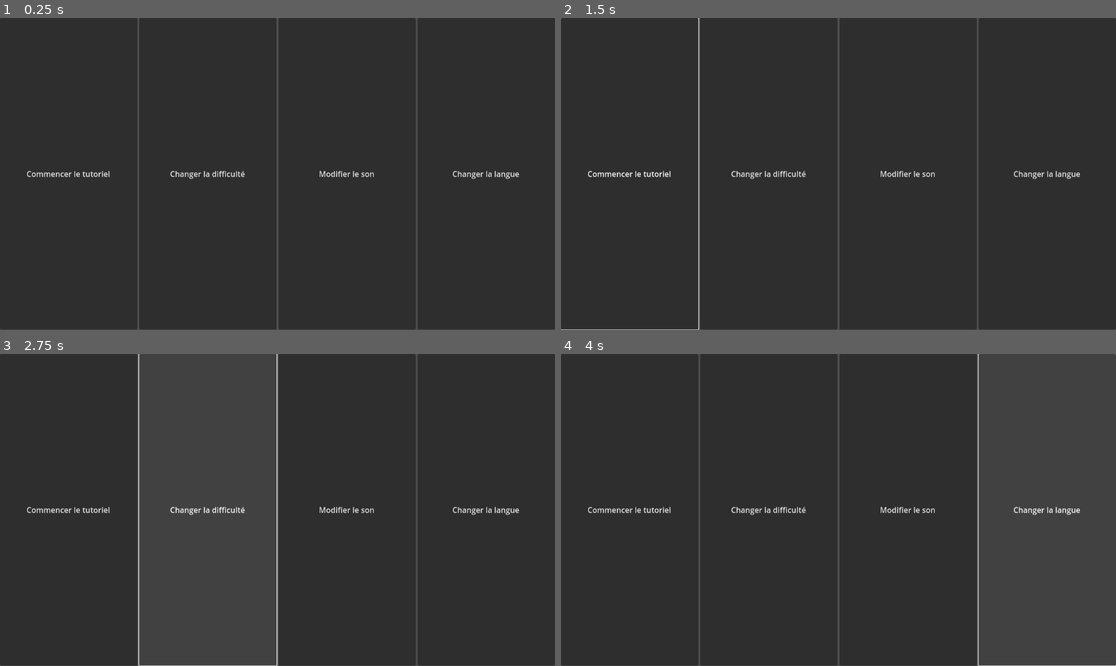
Above: before the commit, frames 1-4 (two rows, left to right).
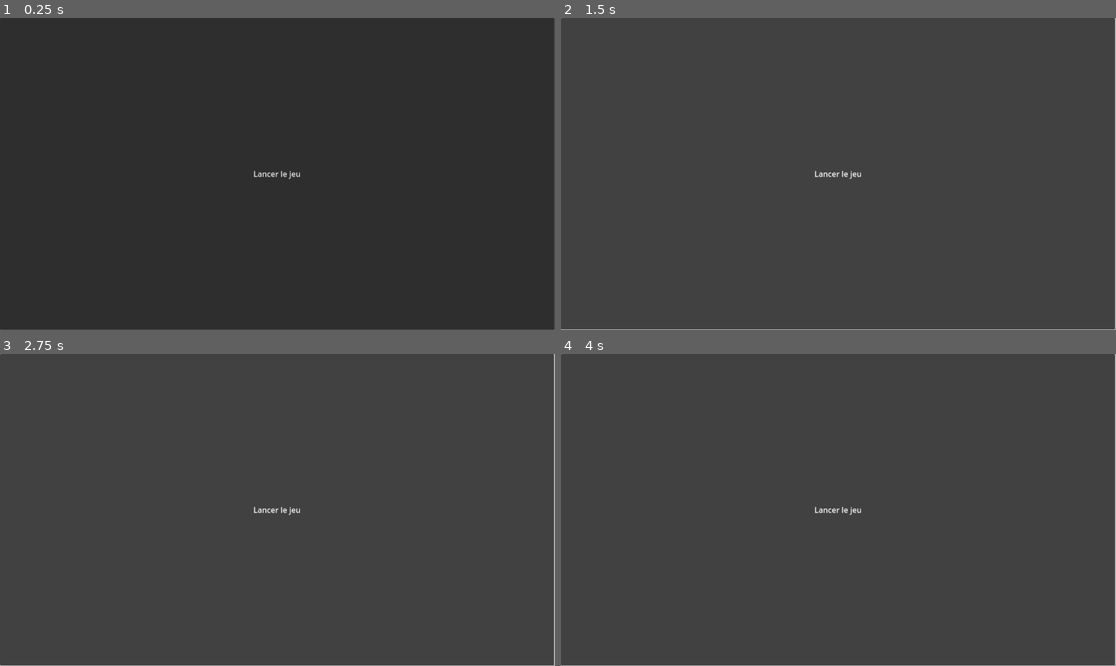
Above: after the commit, the same moments.

Repository: pkostic-dev/game-wraith-hunter
Game: Godot game, scene res://menu/main_menu.tscn
Same seed, same stepped clock (60 frames per second), same inputs: the game is played once before the commit and once after it. Before the commit the project starts from res://menu/menu_main.tscn.
Inputs (mouse positions are in pixels of both pictures, inside the frame that each line leads up to):
- Up to frame 1 (0.25 s): no input
- Up to frame 2 (1.5 s): click (627, 174) at 0.5 s, where only the run before the commit has a clickable "Commencer le tutoriel"; click (838, 174) at 1.25 s, where only the run after the commit has a clickable "Lancer le jeu"
- Up to frame 3 (2.75 s): click (205, 510) at 2 s, where only the run before the commit has a clickable "Changer la difficulté"
- Up to frame 4 (4 s): click (910, 510) at 2.75 s, where only the run before the commit has a clickable "Modifier le son"; click (1049, 510) at 3.5 s, where only the run before the commit has a clickable "Changer la langue"

The runs differ from the first frame. In frame 1, 1.6% of the frame differs, in the area x 4-100%, y 0-100%; in frame 2, 1.1%; in frame 3, 1.5%; in frame 4, 1.3%.

Commit message:
navigation menu

Diff:
--- /dev/null
+++ b/Wraith_Hunter/menu/main_menu.gd
@@ -0,0 +1,53 @@
+extends Node3D
+
+var swipe_start = null
+var minimum_drag = 100
+
+# Called when the node enters the scene tree for the first time.
+func _ready():
+	pass # Replace with function body.
+
+
+# Called every frame. 'delta' is the elapsed time since the previous frame.
+func _process(delta):
+	pass
+
+
+func _unhandled_input(event):
+	if event is InputEventScreenTouch:
+		if event.pressed:
+			swipe_start = event.get_position()
+		else:
+			_calculate_swipe(event.get_position())
+
+func _calculate_swipe(swipe_end):
+	if swipe_start == null:
+		return
+	var swipe = swipe_end - swipe_start
+	if abs(swipe.x) > minimum_drag:
+		if swipe.x > 0:
+			_right()
+		else:
+			_left()
+
+func _right():
+	$Container.position.x -= 1150
+
+func _left():
+	$Container.position.x = 1150
+
+
+func _on_settings_pressed():
+	Global.goto_scene("res://menu/settings_menu.tscn")
+
+func _on_start_game_pressed():
+	pass # Replace with function body.
+
+
+func _on_start_game_focus_entered():
+	#$AudioStreamPlayer.play()
+	pass
+
+
+func _on_settings_focus_entered():
+	pass # Replace with function body.
--- /dev/null
+++ b/Wraith_Hunter/menu/main_menu.tscn
@@ -0,0 +1,40 @@
+[gd_scene load_steps=3 format=3 uid="uid://ky4jginkk4ue"]
+
+[ext_resource type="Script" path="res://menu/main_menu.gd" id="1_lh3hp"]
+[ext_resource type="AudioStream" uid="uid://ldt8x83w2tjr" path="res://menu/metalClick.ogg" id="2_a24ec"]
+
+[node name="menu_main" type="Node3D"]
+script = ExtResource("1_lh3hp")
+
+[node name="Container" type="HBoxContainer" parent="."]
+offset_right = 1152.0
+offset_bottom = 647.0
+size_flags_horizontal = 3
+size_flags_vertical = 3
+
+[node name="StartGame" type="Button" parent="Container"]
+custom_minimum_size = Vector2(1150, 0)
+layout_mode = 2
+size_flags_horizontal = 3
+focus_neighbor_left = NodePath("../Settings")
+focus_neighbor_right = NodePath("../Settings")
+text = "Lancer le jeu"
+
+[node name="AudioStreamPlayer" type="AudioStreamPlayer" parent="Container/StartGame"]
+stream = ExtResource("2_a24ec")
+
+[node name="Settings" type="Button" parent="Container"]
+custom_minimum_size = Vector2(1150, 0)
+layout_mode = 2
+size_flags_horizontal = 3
+focus_neighbor_left = NodePath("../StartGame")
+focus_neighbor_right = NodePath("../StartGame")
+text = "Accéder aux paramètres"
+
+[node name="AudioStreamPlayer" type="AudioStreamPlayer" parent="Container/Settings"]
+stream = ExtResource("2_a24ec")
+
+[connection signal="focus_entered" from="Container/StartGame" to="." method="_on_start_game_focus_entered"]
+[connection signal="pressed" from="Container/StartGame" to="." method="_on_start_game_pressed"]
+[connection signal="focus_entered" from="Container/Settings" to="." method="_on_settings_focus_entered"]
+[connection signal="pressed" from="Container/Settings" to="." method="_on_settings_pressed"]
--- a/Wraith_Hunter/menu/menu.gd
+++ /dev/null
@@ -1,14 +0,0 @@
-extends Node
-
-var side_a = $SideA
-var side_b = $SideB
-
-# Called when the node enters the scene tree for the first time.
-func _ready():
-	pass # Replace with function body.
-
-
-# Called every frame. 'delta' is the elapsed time since the previous frame.
-func _process(delta):
-
-	pass
--- a/Wraith_Hunter/menu/menu.tscn
+++ /dev/null
@@ -1,13 +0,0 @@
-[gd_scene load_steps=3 format=3 uid="uid://53lal1js0kab"]
-
-[ext_resource type="Script" path="res://menu/menu.gd" id="1_8pe6b"]
-[ext_resource type="AudioStream" uid="uid://ldt8x83w2tjr" path="res://menu/metalClick.ogg" id="2_nbgj2"]
-
-[node name="Menu" type="Node"]
-script = ExtResource("1_8pe6b")
-
-[node name="SideA" type="AudioStreamPlayer2D" parent="."]
-stream = ExtResource("2_nbgj2")
-
-[node name="SideB" type="AudioStreamPlayer2D" parent="."]
-stream = ExtResource("2_nbgj2")
--- a/Wraith_Hunter/menu/menu_autre.tscn
+++ /dev/null
@@ -1,29 +0,0 @@
-[gd_scene format=3 uid="uid://cmd6ry41llp3w"]
-
-[node name="menu_main" type="Node3D"]
-
-[node name="Settings_Container" type="HBoxContainer" parent="."]
-offset_right = 1152.0
-offset_bottom = 647.0
-size_flags_horizontal = 3
-size_flags_vertical = 3
-
-[node name="Tutorial" type="Button" parent="Settings_Container"]
-layout_mode = 2
-size_flags_horizontal = 3
-text = "Commencer le tutoriel"
-
-[node name="Difficulty" type="Button" parent="Settings_Container"]
-layout_mode = 2
-size_flags_horizontal = 3
-text = "Changer la difficulté"
-
-[node name="Sounds" type="Button" parent="Settings_Container"]
-layout_mode = 2
-size_flags_horizontal = 3
-text = "Modifier le son"
-
-[node name="Language" type="Button" parent="Settings_Container"]
-layout_mode = 2
-size_flags_horizontal = 3
-text = "Changer la langue"
--- a/Wraith_Hunter/menu/menu_main copie.tscn
+++ /dev/null
@@ -1,29 +0,0 @@
-[gd_scene format=3 uid="uid://dneeycqsj5pk3"]
-
-[node name="menu_main" type="Node3D"]
-
-[node name="Settings_Container" type="HBoxContainer" parent="."]
-offset_right = 1152.0
-offset_bottom = 647.0
-size_flags_horizontal = 3
-size_flags_vertical = 3
-
-[node name="Tutorial" type="Button" parent="Settings_Container"]
-layout_mode = 2
-size_flags_horizontal = 3
-text = "Commencer le tutoriel"
-
-[node name="Difficulty" type="Button" parent="Settings_Container"]
-layout_mode = 2
-size_flags_horizontal = 3
-text = "Changer la difficulté"
-
-[node name="Sounds" type="Button" parent="Settings_Container"]
-layout_mode = 2
-size_flags_horizontal = 3
-text = "Modifier le son"
-
-[node name="Language" type="Button" parent="Settings_Container"]
-layout_mode = 2
-size_flags_horizontal = 3
-text = "Changer la langue"
--- a/Wraith_Hunter/menu/menu_main.tscn
+++ /dev/null
@@ -1,29 +0,0 @@
-[gd_scene format=3 uid="uid://dneeycqsj5pk3"]
-
-[node name="menu_main" type="Node3D"]
-
-[node name="Settings_Container" type="HBoxContainer" parent="."]
-offset_right = 1152.0
-offset_bottom = 647.0
-size_flags_horizontal = 3
-size_flags_vertical = 3
-
-[node name="Tutorial" type="Button" parent="Settings_Container"]
-layout_mode = 2
-size_flags_horizontal = 3
-text = "Commencer le tutoriel"
-
-[node name="Difficulty" type="Button" parent="Settings_Container"]
-layout_mode = 2
-size_flags_horizontal = 3
-text = "Changer la difficulté"
-
-[node name="Sounds" type="Button" parent="Settings_Container"]
-layout_mode = 2
-size_flags_horizontal = 3
-text = "Modifier le son"
-
-[node name="Language" type="Button" parent="Settings_Container"]
-layout_mode = 2
-size_flags_horizontal = 3
-text = "Changer la langue"
--- a/Wraith_Hunter/menu/menu_settings.tscn
+++ /dev/null
@@ -1,44 +0,0 @@
-[gd_scene load_steps=2 format=3 uid="uid://rn11q7dcp6ji"]
-
-[ext_resource type="Script" path="res://menu/menu_settings.gd" id="1_8f13r"]
-
-[node name="menu_settings" type="Node3D"]
-script = ExtResource("1_8f13r")
-
-[node name="Settings_Container" type="HBoxContainer" parent="."]
-offset_right = 1152.0
-offset_bottom = 645.0
-size_flags_horizontal = 3
-
-[node name="Tutorial" type="Button" parent="Settings_Container"]
-clip_contents = true
-custom_minimum_size = Vector2(1150, 0)
-layout_mode = 2
-size_flags_horizontal = 3
-text = "Commencer le tutoriel"
-
-[node name="Difficulty" type="Button" parent="Settings_Container"]
-custom_minimum_size = Vector2(1150, 0)
-layout_mode = 2
-size_flags_horizontal = 3
-text = "Modifier la difficulté"
-
-[node name="Sounds" type="Button" parent="Settings_Container"]
-custom_minimum_size = Vector2(1150, 0)
-layout_mode = 2
-size_flags_horizontal = 3
-text = "Modifier le son"
-
-[node name="Language" type="Button" parent="Settings_Container"]
-custom_minimum_size = Vector2(1150, 0)
-layout_mode = 2
-size_flags_horizontal = 3
-text = "Changer la langue"
-
-[node name="Retour" type="Button" parent="Settings_Container"]
-custom_minimum_size = Vector2(1150, 0)
-layout_mode = 2
-size_flags_horizontal = 3
-text = "Retour"
-
-[connection signal="pressed" from="Settings_Container/Retour" to="." method="_on_retour_pressed"]
--- /dev/null
+++ b/Wraith_Hunter/menu/settings_menu.gd
@@ -0,0 +1,78 @@
+extends Node3D
+
+var swipe_start = null
+var minimum_drag = 100
+
+# Called when the node enters the scene tree for the first time.
+func _ready():
+	pass # Replace with function body.
+
+
+# Called every frame. 'delta' is the elapsed time since the previous frame.
+func _process(delta):
+	pass
+
+# Swipe
+func _unhandled_input(event):
+	if event is InputEventScreenTouch:
+		if event.pressed:
+			swipe_start = event.get_position()
+		else:
+			_calculate_swipe(event.get_position())
+
+func _calculate_swipe(swipe_end):
+	if swipe_start == null:
+		return
+	var swipe = swipe_end - swipe_start
+	if abs(swipe.x) > minimum_drag:
+		if swipe.x > 0:
+			_right()
+		else:
+			_left()
+
+# When swip right (from left to right)
+func _right():
+	$Container.position.x -= 1150
+
+#When swipe left (from right to left)
+func _left():
+	$Container.position.x = 1150
+
+
+func _on_tutorial_pressed():
+	pass # Replace with function body.
+
+
+func _on_difficulty_pressed():
+	pass # Replace with function body.
+
+
+func _on_sounds_pressed():
+	pass # Replace with function body.
+
+
+func _on_language_pressed():
+	pass # Replace with function body.
+
+func _on_back_pressed():
+	Global.goto_scene("res://menu/main_menu.tscn")
+
+
+# Menu audio
+func _on_back_focus_entered():
+	pass
+
+func _on_language_focus_entered():
+	pass # Replace with function body.
+
+
+func _on_sounds_focus_entered():
+	pass # Replace with function body.
+
+
+func _on_difficulty_focus_entered():
+	pass # Replace with function body.
+
+
+func _on_tutorial_focus_entered():
+	pass # Replace with function body.
--- /dev/null
+++ b/Wraith_Hunter/menu/settings_menu.tscn
@@ -0,0 +1,63 @@
+[gd_scene load_steps=2 format=3 uid="uid://c80brkck8b5rt"]
+
+[ext_resource type="Script" path="res://menu/settings_menu.gd" id="1_krp18"]
+
+[node name="menu_settings" type="Node3D"]
+script = ExtResource("1_krp18")
+
+[node name="Container" type="HBoxContainer" parent="."]
+offset_right = 1152.0
+offset_bottom = 645.0
+size_flags_horizontal = 3
+
+[node name="Tutorial" type="Button" parent="Container"]
+clip_contents = true
+custom_minimum_size = Vector2(1150, 0)
+layout_mode = 2
+size_flags_horizontal = 3
+focus_neighbor_left = NodePath("../Back")
+focus_neighbor_right = NodePath("../Difficulty")
+text = "Commencer le tutoriel"
+
+[node name="Difficulty" type="Button" parent="Container"]
+custom_minimum_size = Vector2(1150, 0)
+layout_mode = 2
+size_flags_horizontal = 3
+focus_neighbor_left = NodePath("../Tutorial")
+focus_neighbor_right = NodePath("../Sounds")
+text = "Modifier la difficulté"
+
+[node name="Sounds" type="Button" parent="Container"]
+custom_minimum_size = Vector2(1150, 0)
+layout_mode = 2
+size_flags_horizontal = 3
+focus_neighbor_left = NodePath("../Difficulty")
+focus_neighbor_right = NodePath("../Language")
+text = "Modifier le son"
+
+[node name="Language" type="Button" parent="Container"]
+custom_minimum_size = Vector2(1150, 0)
+layout_mode = 2
+size_flags_horizontal = 3
+focus_neighbor_left = NodePath("../Sounds")
+focus_neighbor_right = NodePath("../Back")
+text = "Changer la langue"
+
+[node name="Back" type="Button" parent="Container"]
+custom_minimum_size = Vector2(1150, 0)
+layout_mode = 2
+size_flags_horizontal = 3
+focus_neighbor_left = NodePath("../Language")
+focus_neighbor_right = NodePath("../Tutorial")
+text = "Retour"
+
+[connection signal="focus_entered" from="Container/Tutorial" to="." method="_on_tutorial_focus_entered"]
+[connection signal="pressed" from="Container/Tutorial" to="." method="_on_tutorial_pressed"]
+[connection signal="focus_entered" from="Container/Difficulty" to="." method="_on_difficulty_focus_entered"]
+[connection signal="pressed" from="Container/Difficulty" to="." method="_on_difficulty_pressed"]
+[connection signal="focus_entered" from="Container/Sounds" to="." method="_on_sounds_focus_entered"]
+[connection signal="pressed" from="Container/Sounds" to="." method="_on_sounds_pressed"]
+[connection signal="focus_entered" from="Container/Language" to="." method="_on_language_focus_entered"]
+[connection signal="pressed" from="Container/Language" to="." method="_on_language_pressed"]
+[connection signal="focus_entered" from="Container/Back" to="." method="_on_retour_focus_entered"]
+[connection signal="pressed" from="Container/Back" to="." method="_on_back_pressed"]
--- a/Wraith_Hunter/project.godot
+++ b/Wraith_Hunter/project.godot
@@ -11,9 +11,13 @@
 [application]
 
 config/name="Wraith Hunter"
-run/main_scene="res://menu/menu_main.tscn"
+run/main_scene="res://menu/main_menu.tscn"
 config/features=PackedStringArray("4.0", "Mobile")
 config/icon="res://icon.png"
+
+[autoload]
+
+Global="*res://singleton/global.gd"
 
 [input]
 
@@ -28,6 +32,10 @@
 ]
 }
 
+[input_devices]
+
+pointing/emulate_touch_from_mouse=true
+
 [rendering]
 
 renderer/rendering_method="mobile"
--- /dev/null
+++ b/Wraith_Hunter/singleton/global.gd
@@ -0,0 +1,37 @@
+extends Node
+
+var current_scene = null
+
+func _ready():
+	var root = get_tree().get_root()
+	current_scene = root.get_child(root.get_child_count() - 1)
+
+
+func goto_scene(path):
+	# This function will usually be called from a signal callback,
+	# or some other function in the current scene.
+	# Deleting the current scene at this point is
+	# a bad idea, because it may still be executing code.
+	# This will result in a crash or unexpected behavior.
+
+	# The solution is to defer the load to a later time, when
+	# we can be sure that no code from the current scene is running:
+
+	call_deferred("_deferred_goto_scene", path)
+
+
+func _deferred_goto_scene(path):
+	# It is now safe to remove the current scene
+	current_scene.free()
+
+	# Load the new scene.
+	var s = ResourceLoader.load(path)
+
+	# Instance the new scene.
+	current_scene = s.instantiate()
+
+	# Add it to the active scene, as child of root.
+	get_tree().get_root().add_child(current_scene)
+
+	# Optionally, to make it compatible with the SceneTree.change_scene() API.
+	get_tree().set_current_scene(current_scene)
--- /dev/null
+++ b/Wraith_Hunter/singleton/swipe.gd
@@ -0,0 +1,37 @@
+extends Node
+var swipe_start = null
+var minimum_drag = 100
+
+# Called when the node enters the scene tree for the first time.
+func _ready():
+	pass # Replace with function body.
+
+
+# Called every frame. 'delta' is the elapsed time since the previous frame.
+func _process(delta):
+	pass
+
+
+func _unhandled_input(event):
+	if event is InputEventScreenTouch:
+		if event.pressed:
+			swipe_start = event.get_position()
+		else:
+			_calculate_swipe(event.get_position())
+
+func _calculate_swipe(swipe_end):
+	if swipe_start == null:
+		return
+	var swipe = swipe_end - swipe_start
+	if abs(swipe.x) > minimum_drag:
+		if swipe.x > 0:
+			_right()
+		else:
+			_left()
+
+func _right():
+	$Container.position.x -= 1150
+
+
+func _left():
+	pass
